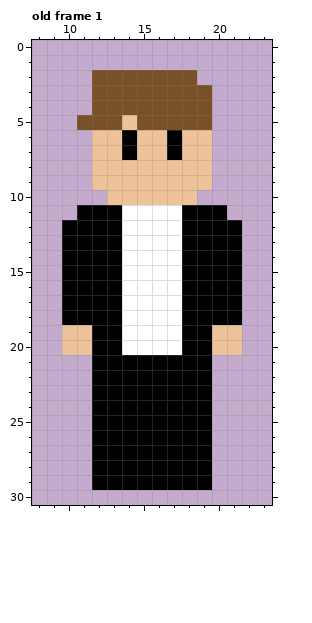
File history of a pixel-art file, Assets/Art/wilbursoot.aseprite. The first picture shows the starting point.
32x32 pixels, 1 frame. Colours within 5 levels of each other are drawn and written as one. Shown: old frame 1: x 8..23, y 0..30. The commit also changed other frames, which this record leaves out.
The same view after the edit:
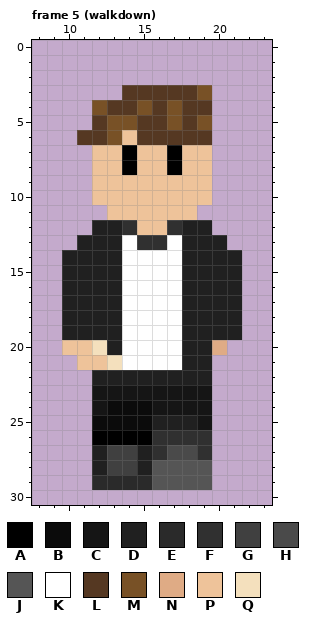
Palette (. is transparent): A #000000  B #0b0b0b  C #151515  D #202020  E #2a2a2a  F #303030  G #404040  H #4a4a4a  J #555555  K #ffffff  L #553822  M #785126  N #dfab85  P #eec39a  Q #f4e0bd
A new or re-ordered frame is compared with the old frame closest to it.
Change:
frames 1 -> 12
Changed rows in their new state; - is an unchanged pixel.
Frame 5 (walkdown) is new; against old frame 1:
first column x 10:
 2 --.......---
 3 --..LLLLL---
 4 ---LL-L-LL--
 5 -.L-MLL-L---
 6 -LLMPLLLLL--
 8 ----A--A----
10 --P------P--
11 -..PPPPPP..-
12 ..DDFPPFDD..
13 .DDD-FF-DDD.
14 DDDD----DDDD
15 DDDD----DDDD
16 DDDD----DDDD
17 DDDD----DDDD
18 DDDD----DDDD
19 DDDD----DDDD
20 --QD----DDN.
21 -PPQKKKKDD--
22 --DDDDDDDD--
23 --CCCCCCCC--
24 --CBBBCCCC--
25 --BBBBDDDC--
26 ------FFFF--
27 --DGGDFHHF--
28 --DGGDJJJJ--
29 --EEEEJJJJ--
Changed places in both pictures, as pixel boxes (x1, y1, x2, y2):
changed: (62, 70, 242, 490)
